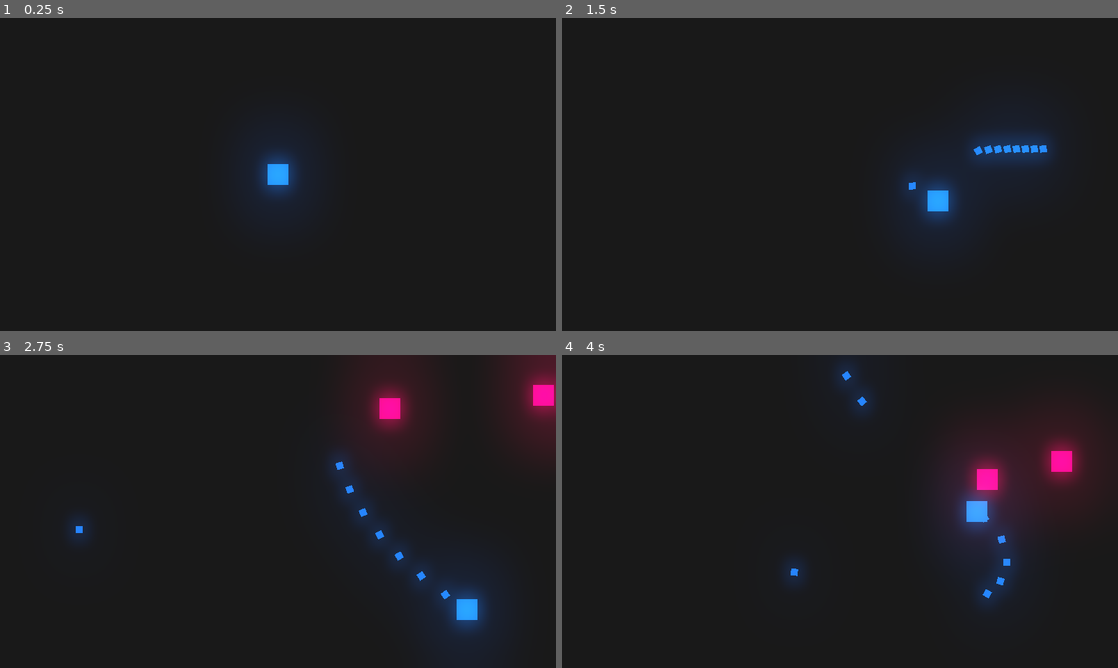
Above: before the commit, frames 1-4 (two rows, left to right).
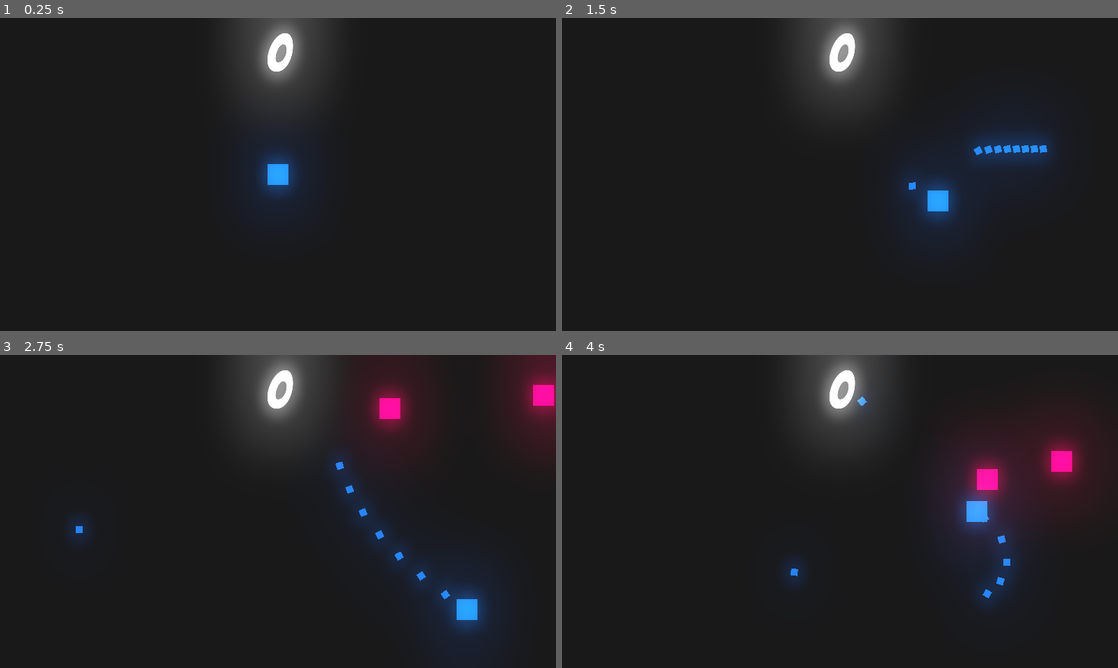
Above: after the commit, the same moments.

Repository: Gui-dev/shooter
Game: Godot game, scene res://levels/LevelOne.tscn
Same seed, same stepped clock (60 frames per second), same inputs: the game is played once before the commit and once after it. The project has no main scene, so this scene is started directly.
Inputs (mouse positions are in pixels of both pictures, inside the frame that each line leads up to):
- Up to frame 1 (0.25 s): no input
- Up to frame 2 (1.5 s): tap Enter at 0.5 s; move the mouse to (962, 158) at 0.52 s; hold D (right) 0.53-1.28 s; hold Space (shooter) 0.53-1.28 s; move the mouse to (728, 190) at 1.27 s; hold S (down) from 1.28 s (still down); tap Space (shooter) at 1.35 s
- Up to frame 3 (2.75 s): move the mouse to (333, 442) at 2.02 s; release S (down) at 2.03 s; hold D (right) from 2.03 s (still down); hold Space (shooter) from 2.03 s (still down)
- Up to frame 4 (4 s): move the mouse to (812, 574) at 2.77 s; release D (right) at 2.78 s; release Space (shooter) at 2.78 s; hold W (up) 2.78-3.53 s; tap Space (shooter) at 2.85 s; move the mouse to (1006, 558) at 3.52 s; hold A (left) from 3.53 s (still down); hold Space (shooter) from 3.53 s (still down)

The runs differ from the first frame. In frame 1, 3.5% of the frame differs, in the area x 42-59%, y 0-27%; in frame 2, 3.5%; in frame 3, 3.5%; in frame 4, 3.5%.

Commit message:
test: add player points

Diff:
--- a/levels/LevelOne.tscn
+++ b/levels/LevelOne.tscn
@@ -1,7 +1,9 @@
-[gd_scene load_steps=4 format=2]
+[gd_scene load_steps=7 format=2]
 
 [ext_resource path="res://scenes/Player.tscn" type="PackedScene" id=1]
 [ext_resource path="res://scripts/LevelOne.gd" type="Script" id=2]
+[ext_resource path="res://assets/fonts/Font.ttf" type="DynamicFontData" id=3]
+[ext_resource path="res://scripts/Points.gd" type="Script" id=4]
 
 [sub_resource type="Environment" id=1]
 background_mode = 4
@@ -9,6 +11,10 @@
 glow_bloom = 0.5
 glow_blend_mode = 0
 glow_bicubic_upscale = true
+
+[sub_resource type="DynamicFont" id=2]
+size = 60
+font_data = ExtResource( 3 )
 
 [node name="LevelOne" type="Node2D"]
 script = ExtResource( 2 )
@@ -22,4 +28,20 @@
 [node name="timer_spawn_enemy" type="Timer" parent="."]
 autostart = true
 
+[node name="ui" type="Node2D" parent="."]
+z_index = 3
+
+[node name="controls" type="Control" parent="ui"]
+margin_right = 640.0
+margin_bottom = 360.0
+
+[node name="points" type="Label" parent="ui/controls"]
+margin_right = 640.0
+margin_bottom = 80.0
+custom_fonts/font = SubResource( 2 )
+text = "0"
+align = 1
+valign = 1
+script = ExtResource( 4 )
+
 [connection signal="timeout" from="timer_spawn_enemy" to="." method="_on_timer_spawn_enemy_timeout"]
